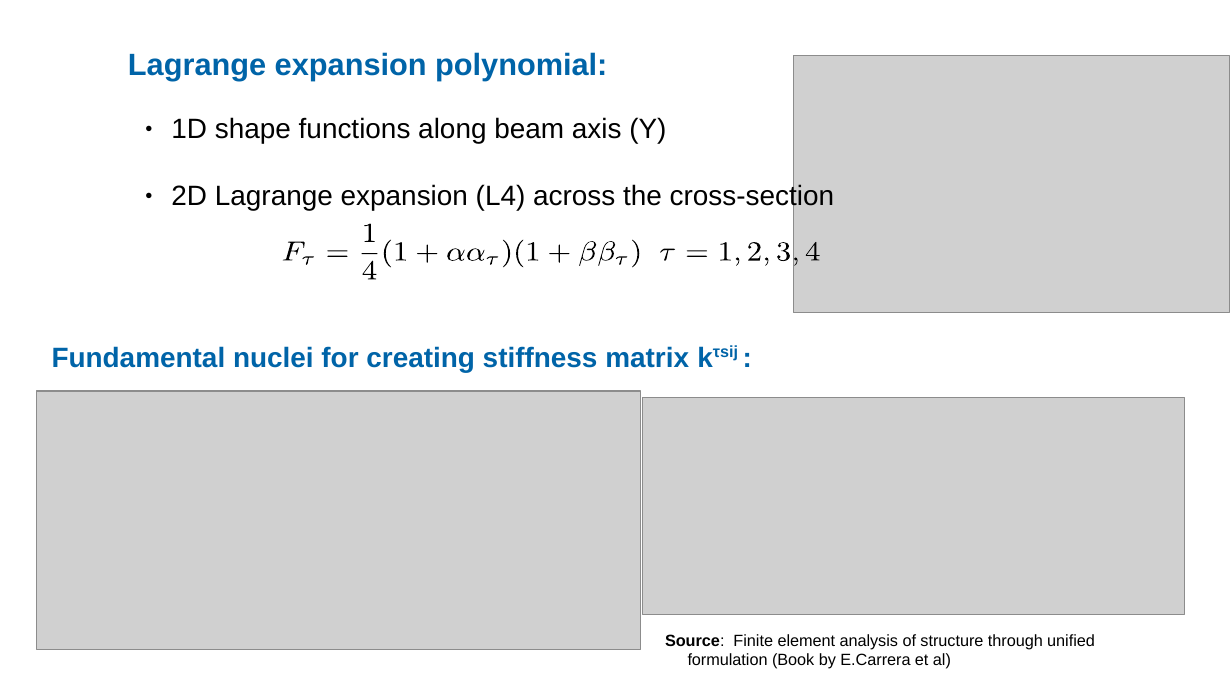
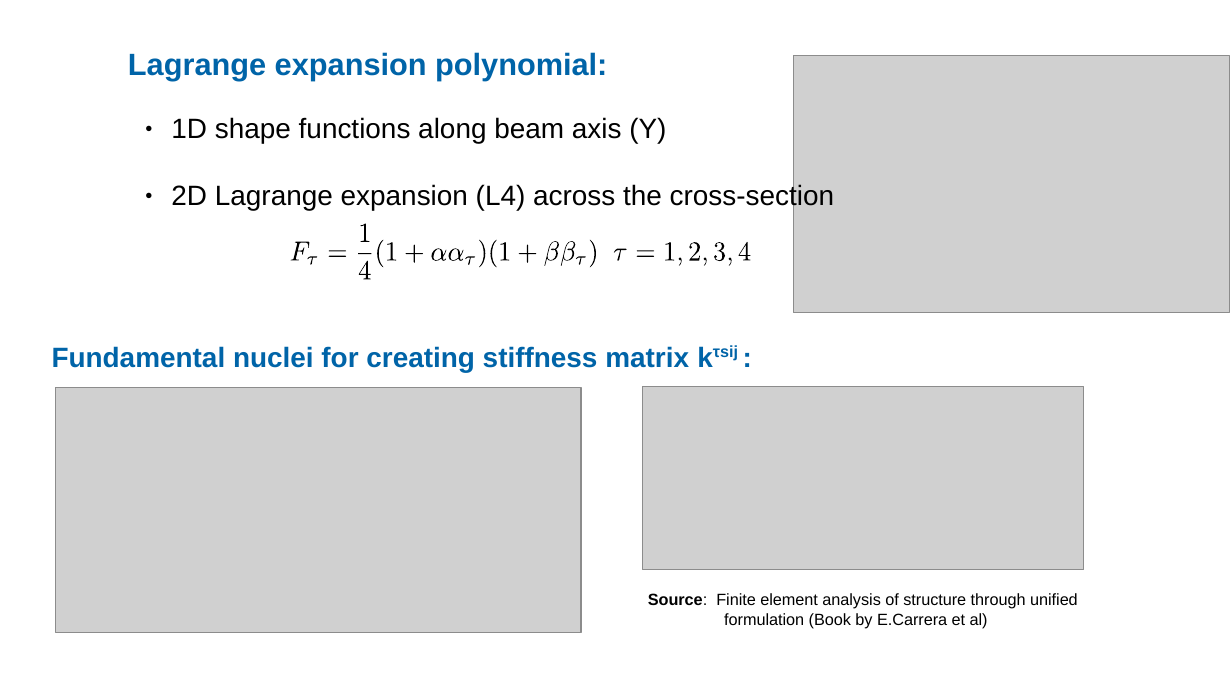
Before and after one commit to ARUN-PRAKASH-95/PPP-presentations, a slide deck: slide 5 of PPPSS19_63876_ARUN_PRAKASH_GANAPATHY.odp. Drawn at 1232x693 pixels with LibreOffice and Linux fonts; fonts in the diff are those of the drawing; grey boxes stand for pictures; background and template pictures are left out. Boxes give left, top, right and bottom in pixels: in the first picture for what was removed or moved away, otherwise in the second. Text is boxed around its words. In the diff, an @@ line names an element or a change of style, - is before the commit and + after.

```diff
--- a/PPPSS19_63876_ARUN_PRAKASH_GANAPATHY.odp
+++ b/PPPSS19_63876_ARUN_PRAKASH_GANAPATHY.odp
@@ freeform shape: place and size @@
-freeform shape at bbox=[283, 241, 305, 260]
+freeform shape at bbox=[291, 241, 310, 260]
@@ freeform shape: place and size @@
-freeform shape at bbox=[303, 256, 314, 265]
+freeform shape at bbox=[307, 256, 318, 265]
@@ freeform shape at bbox=[329, 250, 347, 257]: outline redrawn @@
@@ 4 freeform shapes: place and size @@
-4 freeform shapes at bbox=[362, 224, 391, 279]
+4 freeform shapes at bbox=[359, 224, 385, 279]
@@ freeform shape: place and size @@
-freeform shape at bbox=[396, 243, 406, 260]
+freeform shape at bbox=[388, 243, 397, 260]
@@ freeform shape: place and size @@
-freeform shape at bbox=[417, 245, 437, 263]
+freeform shape at bbox=[406, 245, 424, 263]
@@ freeform shape: place and size @@
-freeform shape at bbox=[447, 248, 465, 260]
+freeform shape at bbox=[432, 248, 446, 260]
@@ freeform shape: place and size @@
-freeform shape at bbox=[467, 248, 485, 260]
+freeform shape at bbox=[448, 248, 463, 260]
@@ freeform shape: place and size @@
-freeform shape at bbox=[486, 256, 497, 265]
+freeform shape at bbox=[465, 256, 475, 265]
@@ 3 freeform shapes: place and size @@
-3 freeform shapes at bbox=[503, 240, 538, 268]
+3 freeform shapes at bbox=[480, 240, 510, 268]
@@ freeform shape: place and size @@
-freeform shape at bbox=[549, 245, 569, 263]
+freeform shape at bbox=[519, 245, 537, 263]
@@ freeform shape: place and size @@
-freeform shape at bbox=[579, 241, 596, 266]
+freeform shape at bbox=[544, 241, 559, 266]
@@ freeform shape: place and size @@
-freeform shape at bbox=[598, 241, 615, 266]
+freeform shape at bbox=[561, 241, 576, 266]
@@ freeform shape: place and size @@
-freeform shape at bbox=[616, 256, 627, 265]
+freeform shape at bbox=[576, 256, 586, 265]
@@ freeform shape: place and size @@
-freeform shape at bbox=[633, 240, 639, 268]
+freeform shape at bbox=[590, 240, 597, 268]
@@ freeform shape: place and size @@
-freeform shape at bbox=[661, 248, 675, 260]
+freeform shape at bbox=[614, 248, 627, 260]
@@ freeform shape: place and size @@
-freeform shape at bbox=[686, 250, 707, 257]
+freeform shape at bbox=[637, 250, 655, 257]
@@ freeform shape: place and size @@
-freeform shape at bbox=[721, 243, 731, 260]
+freeform shape at bbox=[665, 243, 674, 260]
@@ freeform shape: place and size @@
-freeform shape at bbox=[736, 257, 739, 265]
+freeform shape at bbox=[679, 257, 682, 265]
@@ freeform shape: place and size @@
-freeform shape at bbox=[749, 243, 761, 260]
+freeform shape at bbox=[690, 243, 700, 260]
@@ freeform shape: place and size @@
-freeform shape at bbox=[765, 257, 768, 265]
+freeform shape at bbox=[704, 257, 708, 265]
@@ 3 freeform shapes: place and size @@
-3 freeform shapes at bbox=[777, 241, 819, 265]
+3 freeform shapes at bbox=[714, 241, 751, 265]
@@ picture: place and size @@
-picture at bbox=[37, 391, 641, 650]
+picture at bbox=[56, 388, 581, 633]
@@ picture: place and size @@
-picture at bbox=[643, 398, 1185, 615]
+picture at bbox=[643, 387, 1084, 570]
@@ text "Source: Finite element analysis of ...": place and size @@
-text "Source: Finite element analysis of ..." at bbox=[665, 634, 1095, 669]
+text "Source: Finite element analysis of ..." at bbox=[648, 593, 1078, 629]
```
Also in this commit, not shown: 1 other slide changed, 3 slides added.
